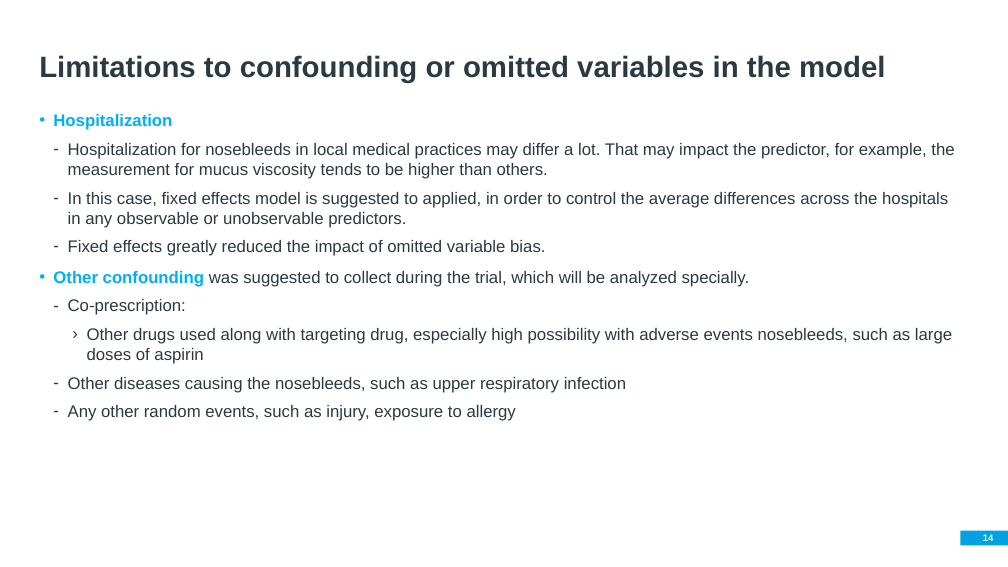
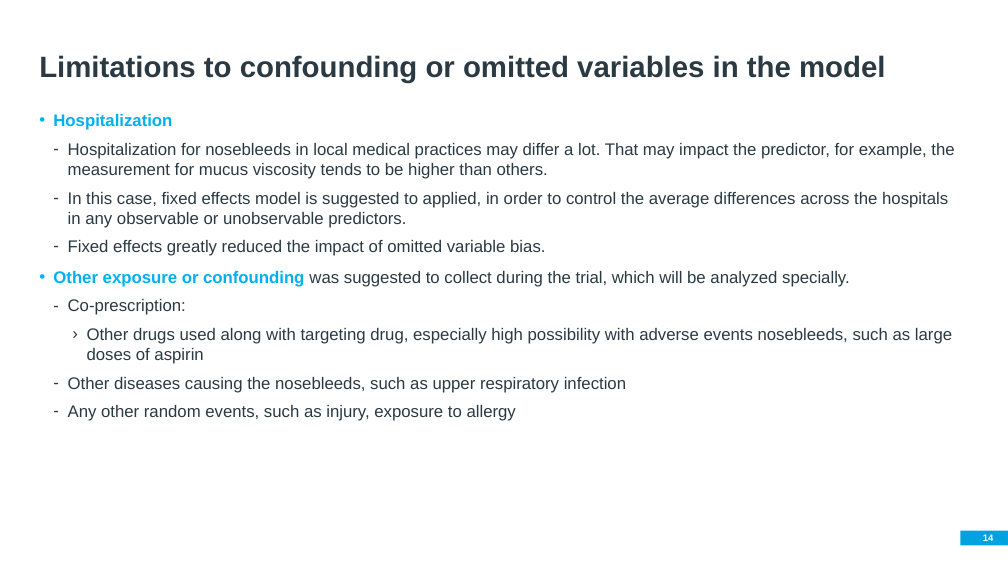
Before and after one commit to destinybi/Homework_Nosebleeds_Phase2_Analysis, a slide deck: slide 15 of An_Evaluation_of_Superdupripine_Trial_Outcome_on_Nosebleeds.pptx. Drawn at 1008x567 pixels with LibreOffice and Linux fonts; fonts in the diff are those of the drawing. Boxes give left, top, right and bottom in pixels: in the first picture for what was removed or moved away, otherwise in the second. Text is boxed around its words. In the diff, an @@ line names an element or a change of style, - is before the commit and + after.

Commit message:
presentation deck

```diff
--- a/An_Evaluation_of_Superdupripine_Trial_Outcome_on_Nosebleeds.pptx
+++ b/An_Evaluation_of_Superdupripine_Trial_Outcome_on_Nosebleeds.pptx
@@ text at (x1=53, y1=271, x2=850, y2=287): text changed @@
-• Other confounding was suggested to collect during the trial, which will be analyzed specially.
+• Other exposure or confounding was suggested to collect during the trial, which will be analyzed specially.
```
